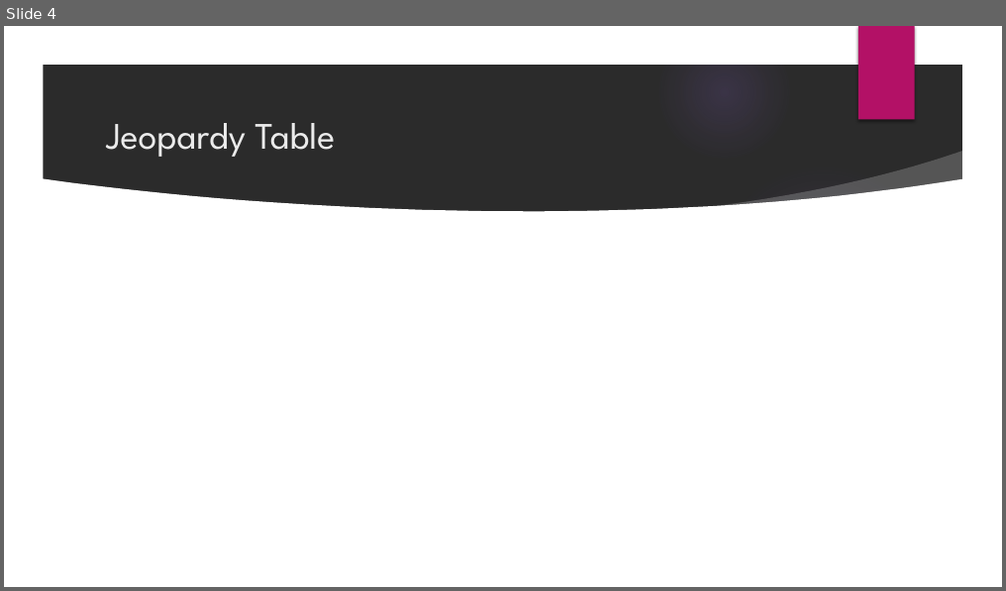
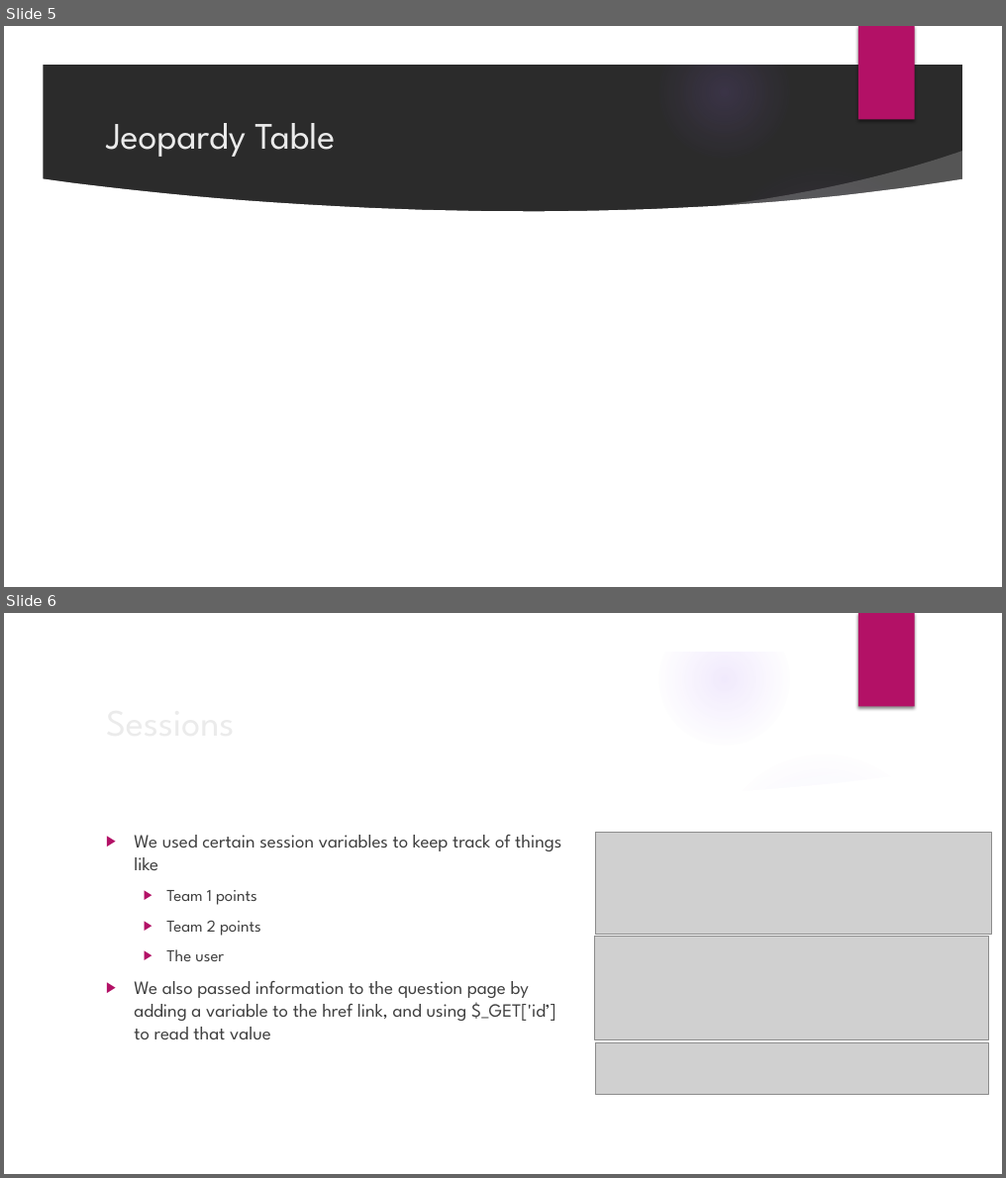
Before and after one commit to Jac-k1/jeopardy, a slide deck: jeopardy.pptx. Shown one above the other, each under a label of ours: slide 4 before the commit, slides 5 and 6 after it. The pictures are 1006x591 and 1006x1178 pixels, drawn with LibreOffice and Linux fonts; fonts in the diff are those of the drawing; grey boxes stand for pictures; background and template pictures are left out; a plain dark background stands for a picture behind light text. Boxes give left, top, right and bottom in pixels: in the first picture for what was removed or moved away, otherwise in the second. Text is boxed around its words. In the diff, an @@ line names an element or a change of style, - is before the commit and + after.

```diff
--- a/jeopardy.pptx
+++ b/jeopardy.pptx
@@ slide 6 added at (4, 613, 1002, 1174), background picture (left out); not listed: 9 template elements that a slide beside it also shows @@
@@ title added at (98, 692, 816, 750), 36 pt, text #EBEBEB @@
+Sessions
@@ text added at (134, 835, 561, 1040), 18 pt, text #404040 @@
+▶ We used certain session variables to keep track of things like
+  ▶ Team 1 points
+  ▶ Team 2 points
+  ▶ The user
+▶ We also passed information to the question page by adding a variable to the href link, and using $_GET['id’] to read that value
@@ picture added at (595, 833, 991, 934) @@
@@ picture added at (595, 937, 988, 1041) @@
@@ picture added at (595, 1043, 989, 1094) @@
@@ what was slide 4 is now slide 5 @@
```
Also in this commit, not shown: 3 other slides added, 1 slide removed.
